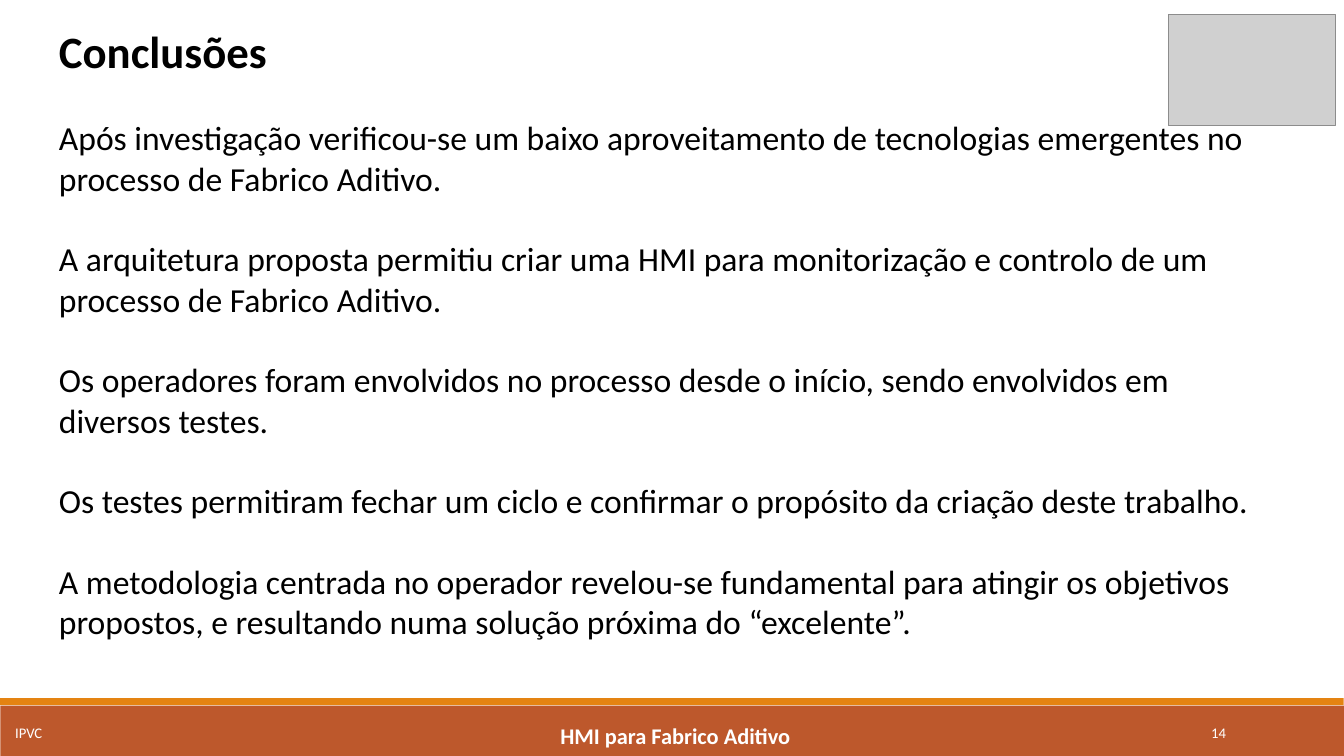
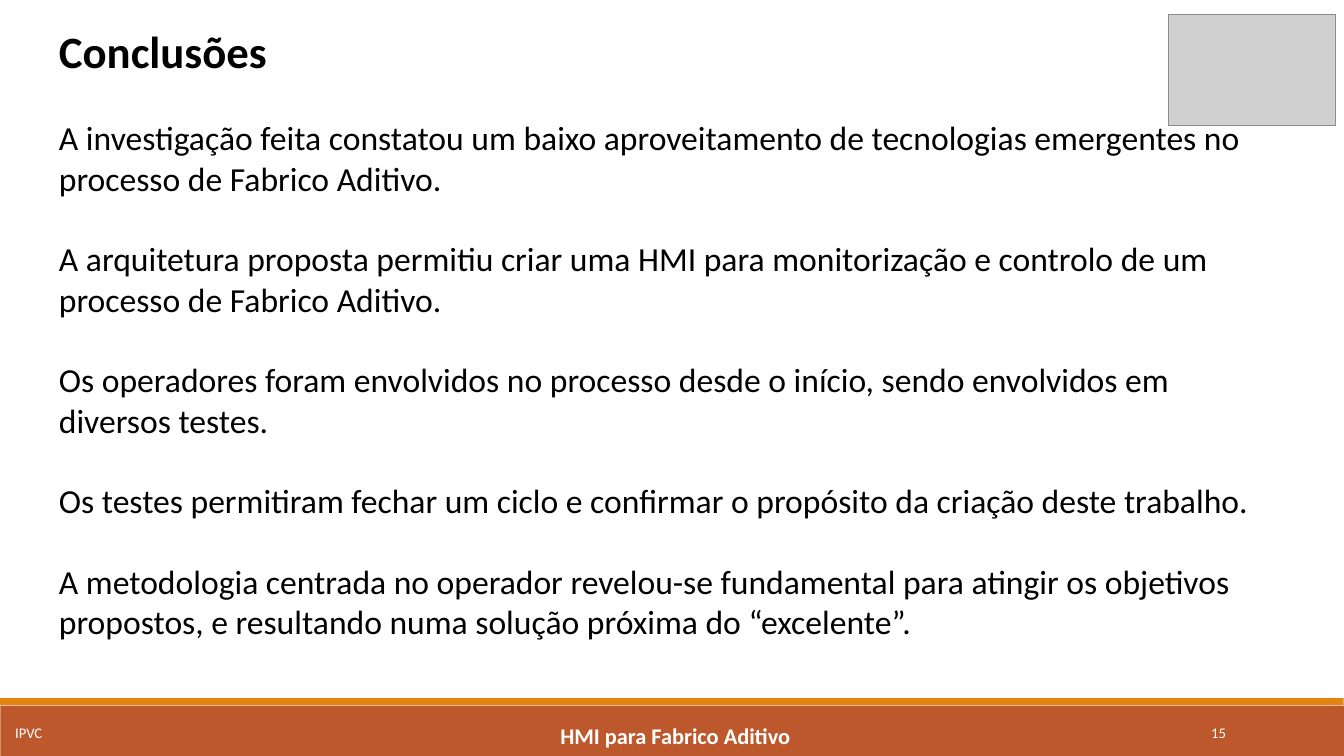
Before and after one commit to marcorlsrodrigues/projeto, a slide deck: slide 15 of Apresentacao_Final_MarcoRodrigues4652.pptx (slide 14 before the commit). Drawn at 1344x756 pixels with LibreOffice and Linux fonts; fonts in the diff are those of the drawing; grey boxes stand for pictures. Boxes give left, top, right and bottom in pixels: in the first picture for what was removed or moved away, otherwise in the second. Text is boxed around its words. In the diff, an @@ line names an element or a change of style, - is before the commit and + after.

```diff
--- a/Apresentacao_Final_MarcoRodrigues4652.pptx
+++ b/Apresentacao_Final_MarcoRodrigues4652.pptx
@@ text at (x1=59, y1=123, x2=1239, y2=197): text changed @@
-Após investigação verificou-se um baixo aproveitamento de tecnologias emergentes no processo de Fabrico Aditivo.
+A investigação feita constatou um baixo aproveitamento de tecnologias emergentes no processo de Fabrico Aditivo.
@@ page number at (x1=1211, y1=728, x2=1226, y2=738): text changed @@
-14
+15
```
Also in this commit, not shown: 5 other slides changed, 1 slide added, 1 other file.
